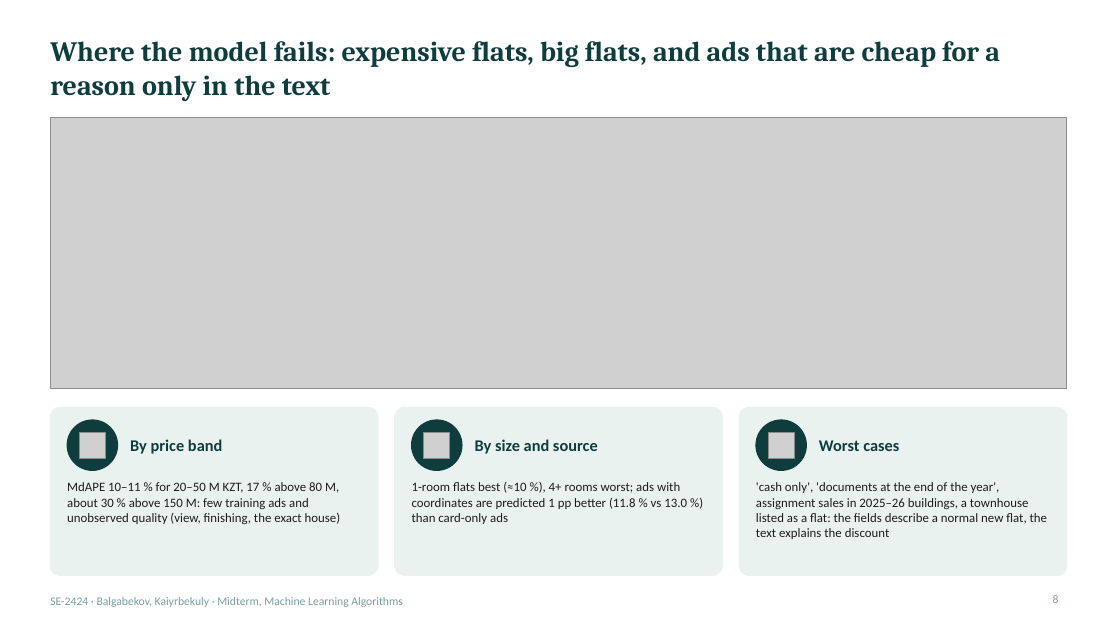
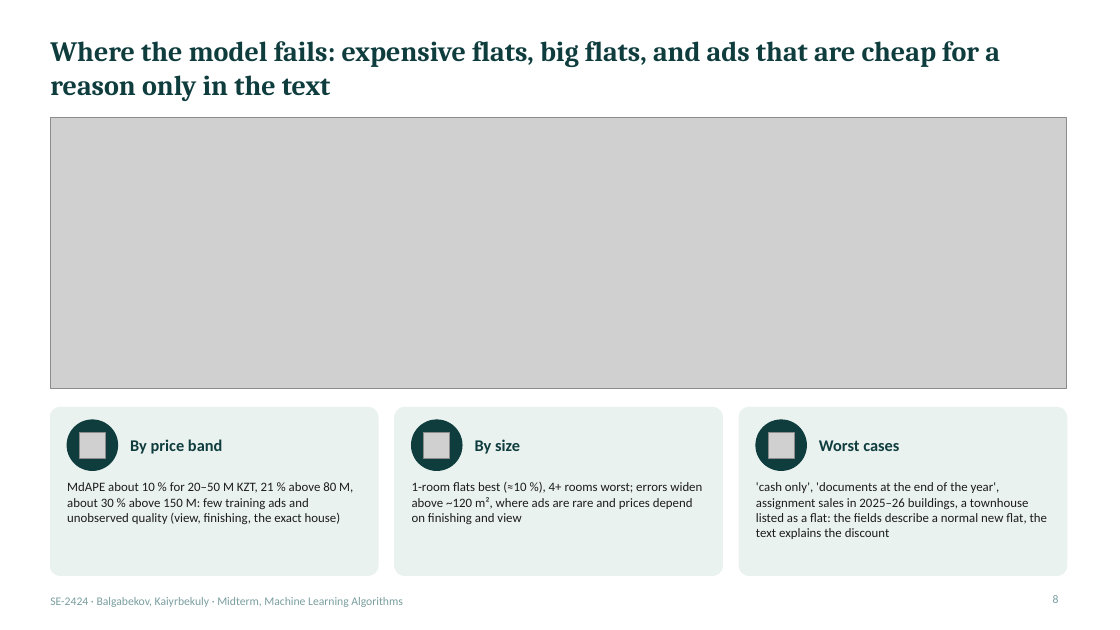
Before and after one commit to Newterios/mla_midtem, a slide deck: slide 8 of slides/Midterm_SE-2424_slides.pptx. Drawn at 1120x630 pixels with LibreOffice and Linux fonts; fonts in the diff are those of the drawing; grey boxes stand for pictures. Boxes give left, top, right and bottom in pixels: in the first picture for what was removed or moved away, otherwise in the second. Text is boxed around its words. In the diff, an @@ line names an element or a change of style, - is before the commit and + after.

Commit message:
Complete ad-page collection (second half, 8 Oct), final notebook run, saved model, updated slides and data card

```diff
--- a/slides/Midterm_SE-2424_slides.pptx
+++ b/slides/Midterm_SE-2424_slides.pptx
@@ text at (475, 439, 520, 454): text changed @@
-By size and source
+By size
@@ text at (67, 482, 353, 524): text changed @@
-MdAPE 10–11 % for 20–50 M KZT, 17 % above 80 M, about 30 % above 150 M: few training ads and unobserved quality (view, finishing, the exact house)
+MdAPE about 10 % for 20–50 M KZT, 21 % above 80 M, about 30 % above 150 M: few training ads and unobserved quality (view, finishing, the exact house)
@@ text at (412, 482, 702, 524): text changed @@
-1-room flats best (≈10 %), 4+ rooms worst; ads with coordinates are predicted 1 pp better (11.8 % vs 13.0 %) than card-only ads
+1-room flats best (≈10 %), 4+ rooms worst; errors widen above ~120 m², where ads are rare and prices depend on finishing and view
```
Also in this commit, not shown: 5 other slides changed, 40 other files.
